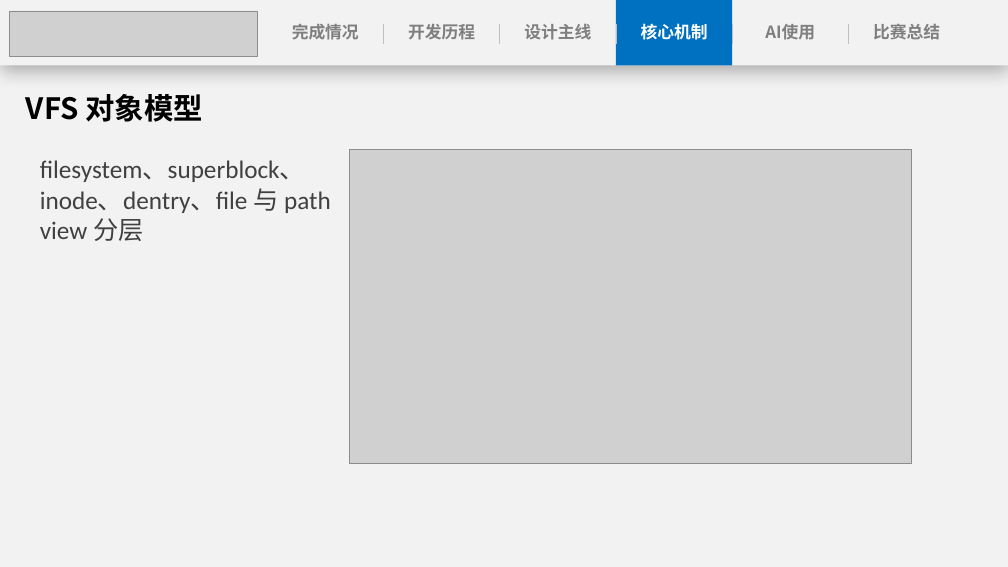
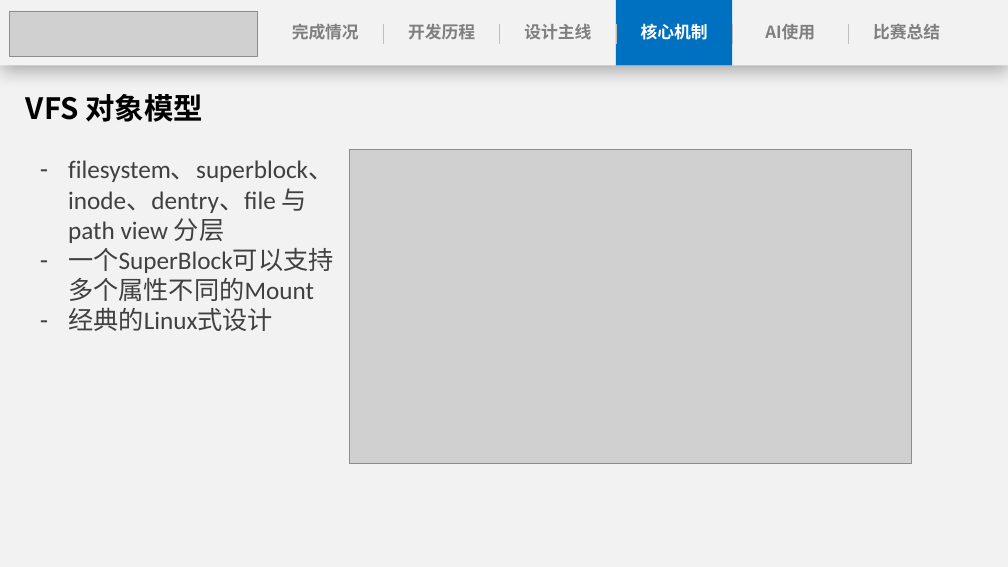
Before and after one commit to anemone-os/anemone, a slide deck: slide 18 of report/ppt/Anemone决赛演示文稿.pptx (slide 20 before the commit). Drawn at 1008x567 pixels with LibreOffice and Linux fonts; fonts in the diff are those of the drawing; grey boxes stand for pictures. Boxes give left, top, right and bottom in pixels: in the first picture for what was removed or moved away, otherwise in the second. Text is boxed around its words. In the diff, an @@ line names an element or a change of style, - is before the commit and + after.

```diff
--- a/report/ppt/Anemone决赛演示文稿.pptx
+++ b/report/ppt/Anemone决赛演示文稿.pptx
@@ text at (68,160,333,243): bullet none to - @@
@@ text at (68,248,333,331): paragraphs added @@
+– 一个SuperBlock可以支持多个属性不同的Mount
+– 经典的Linux式设计
```
Also in this commit, not shown: 20 other slides changed, 1 slide added, 8 slides removed.
